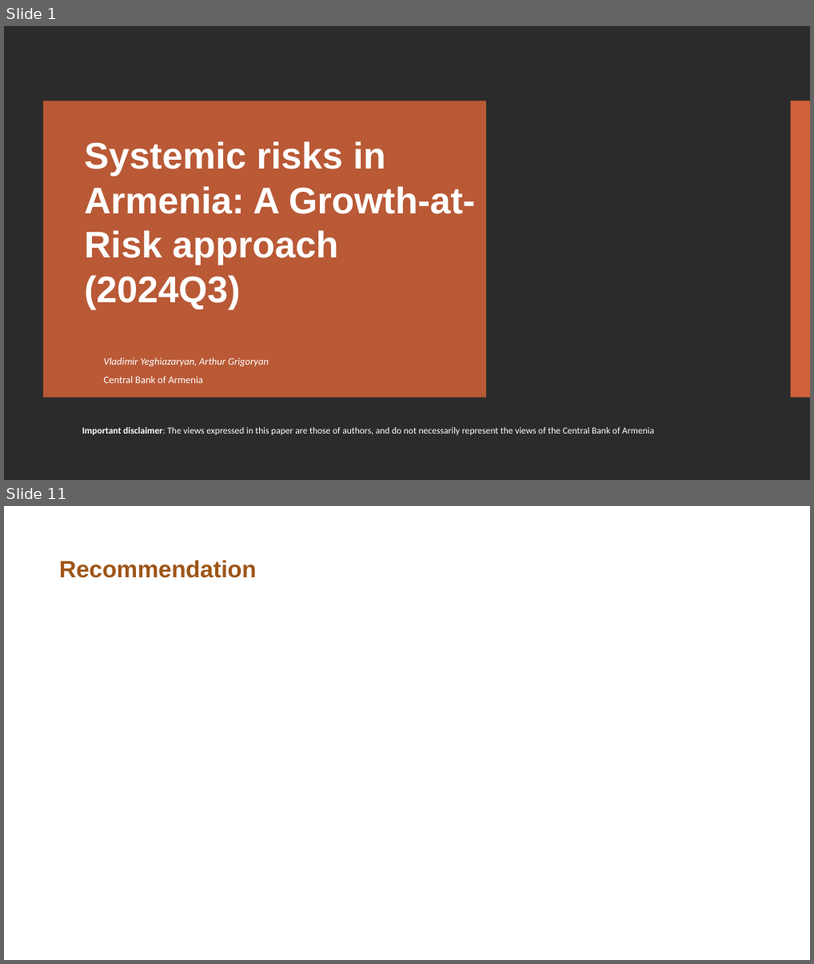
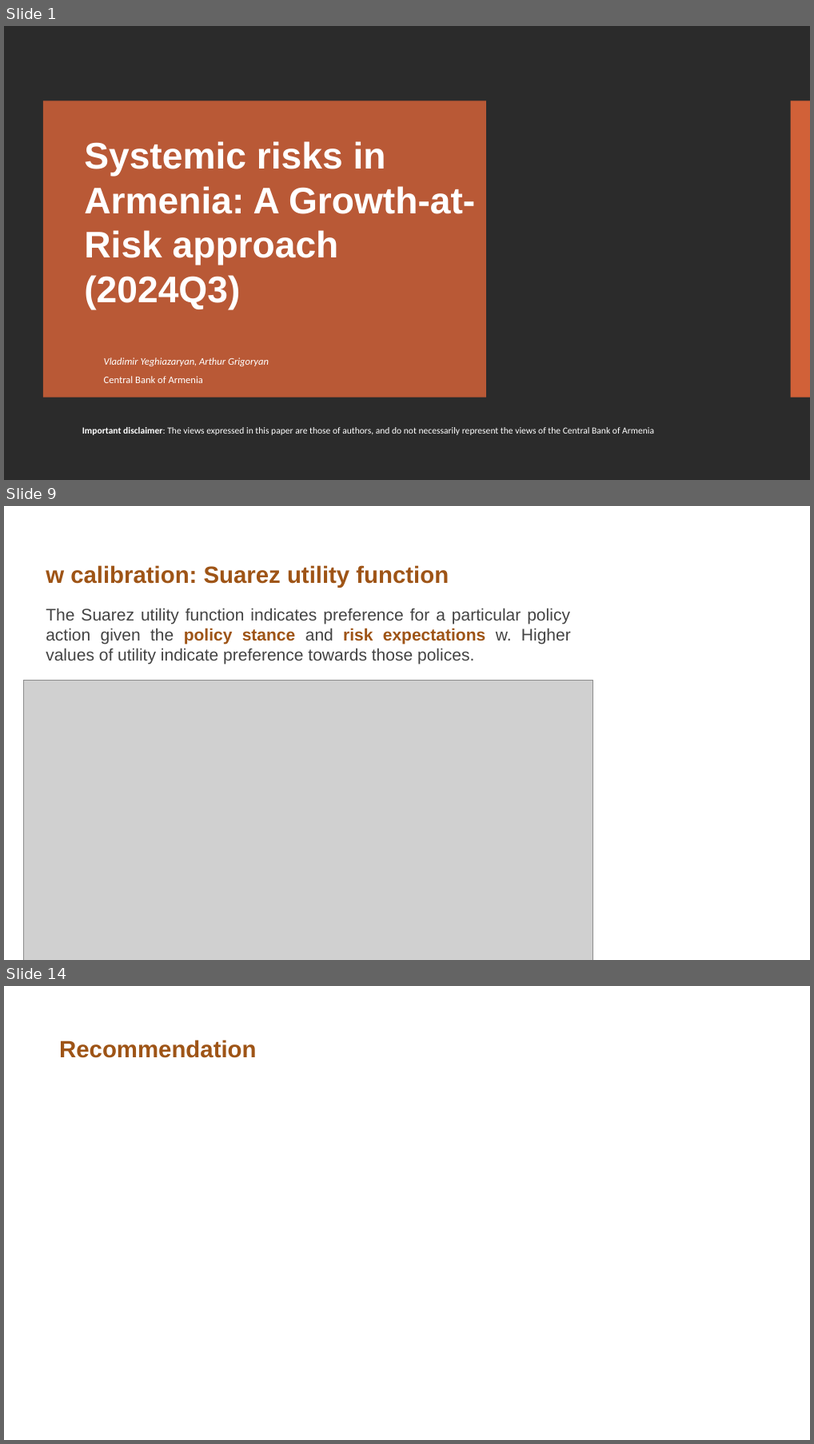
Before and after one commit to vlad-yeghiazaryan/armenian-gar, a slide deck: Presentations/Growth at Risk Armenia periodical 2024Q3.pptx. Shown one above the other, each under a label of ours: slides 1 and 11 before the commit, slides 1, 9 and 14 after it; the slides between them are not shown. The pictures are 814x964 and 814x1444 pixels, drawn with LibreOffice and Linux fonts; fonts in the diff are those of the drawing; grey boxes stand for pictures; background and template pictures are left out; a plain dark background stands for a picture behind light text. Boxes give left, top, right and bottom in pixels: in the first picture for what was removed or moved away, otherwise in the second. Text is boxed around its words. In the diff, an @@ line names an element or a change of style, - is before the commit and + after.

```diff
--- a/Presentations/Growth at Risk Armenia periodical 2024Q3.pptx
+++ b/Presentations/Growth at Risk Armenia periodical 2024Q3.pptx
@@ slide 9 added at (x1=4, y1=506, x2=810, y2=960), background #FFFFFF @@
@@ title added at (x1=46, y1=565, x2=449, y2=588), 28 pt, text #9E5416, bold @@
+w calibration: Suarez utility function
@@ text added at (x1=46, y1=608, x2=571, y2=664), 20 pt, text #434343 @@
+The Suarez utility function indicates preference for a particular policy action given the policy stance and risk expectations w. Higher values of utility indicate preference towards those polices.
@@ picture added at (x1=24, y1=680, x2=594, y2=960) @@
@@ what was slide 11 is now slide 14 @@
```
Also in this commit, not shown: 6 slides changed, 4 other slides added, 6 slides removed, 17 other files.
